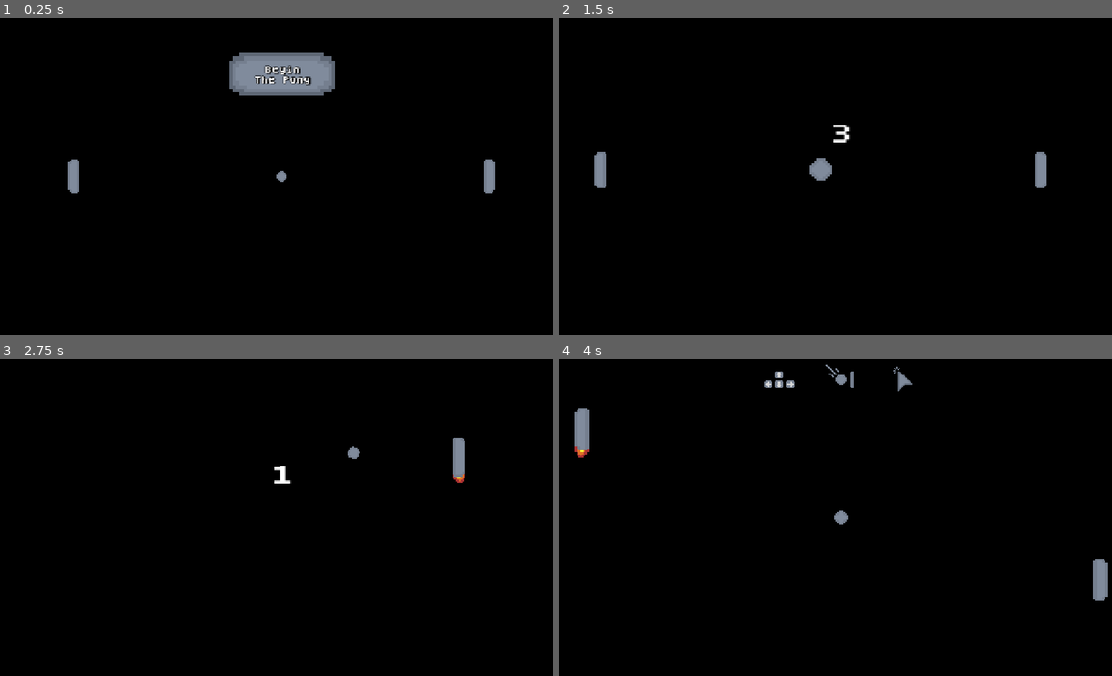
Above: before the commit, frames 1-4 (two rows, left to right).
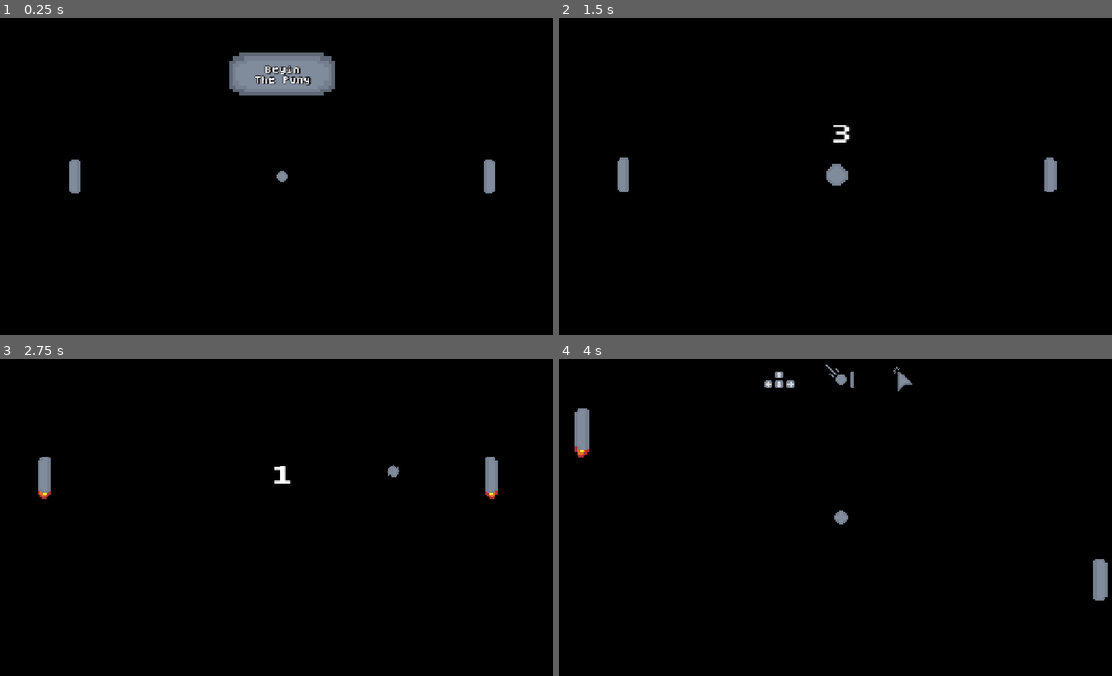
Above: after the commit, the same moments.

Repository: where-fore/pong
Game: Godot game, scene res://scenes/mainmenu.tscn
Same seed, same stepped clock (60 frames per second), same inputs: the game is played once before the commit and once after it.
Inputs (mouse positions are in pixels of both pictures, inside the frame that each line leads up to):
- Up to frame 1 (0.25 s): no input
- Up to frame 2 (1.5 s): click "Begin The Pong" at 0.5 s; move the mouse to (962, 160) at 1.27 s; hold E (move_up) from 1.28 s (still down)
- Up to frame 3 (2.75 s): move the mouse to (171, 533) at 2.02 s; release E (move_up) at 2.03 s; hold S (move_down) from 2.03 s (still down)
- Up to frame 4 (4 s): move the mouse to (896, 447) at 2.77 s; release S (move_down) at 2.78 s; hold E (move_up) from 2.78 s (still down); move the mouse to (813, 580) at 3.52 s

The runs differ from the first frame. In frame 1, less than 0.1% of the frame differs, in the area x 12-90%, y 44-56%; in frame 2, 1.2%, in the area x 6-91%, y 42-55%; in frame 3, 1.0%; in frame 4, nothing differs.

Commit message:
camera tweaks

Diff:
--- a/project/scripts/main_menu_camera.gd
+++ b/project/scripts/main_menu_camera.gd
@@ -1,11 +1,11 @@
 extends Camera2D
 
 var pan_tween
-var pan_amount = 150
-var pan_time = 5
+var pan_amount = 80
+var pan_time = 8
 
 var original_zoom
-var zoom_amount = 1.2
+var zoom_amount = 1.1
 var zoom_time = 4
 
 # Called when the node enters the scene tree for the first time.
@@ -20,8 +20,8 @@
 	pan_tween = create_tween()
 	pan_tween.set_trans(Tween.TRANS_SINE)
 	pan_tween.set_ease(Tween.EASE_IN_OUT)
-	pan_tween.tween_property(self, "offset", Vector2(pan_amount*(1280.0/720.0),pan_amount*(720.0/1280.0)), pan_time)
-	pan_tween.tween_property(self, "offset", Vector2(-pan_amount*(1280.0/720.0),-pan_amount*(720.0/1280.0)), pan_time)
+	pan_tween.tween_property(self, "offset", Vector2(pan_amount*(1280.0/720.0), pan_amount*(720.0/1280.0)), pan_time)
+	pan_tween.tween_property(self, "offset", Vector2(-pan_amount*(1280.0/720.0), -pan_amount*(720.0/1280.0)), pan_time)
 	pan_tween.set_loops()
 
 
